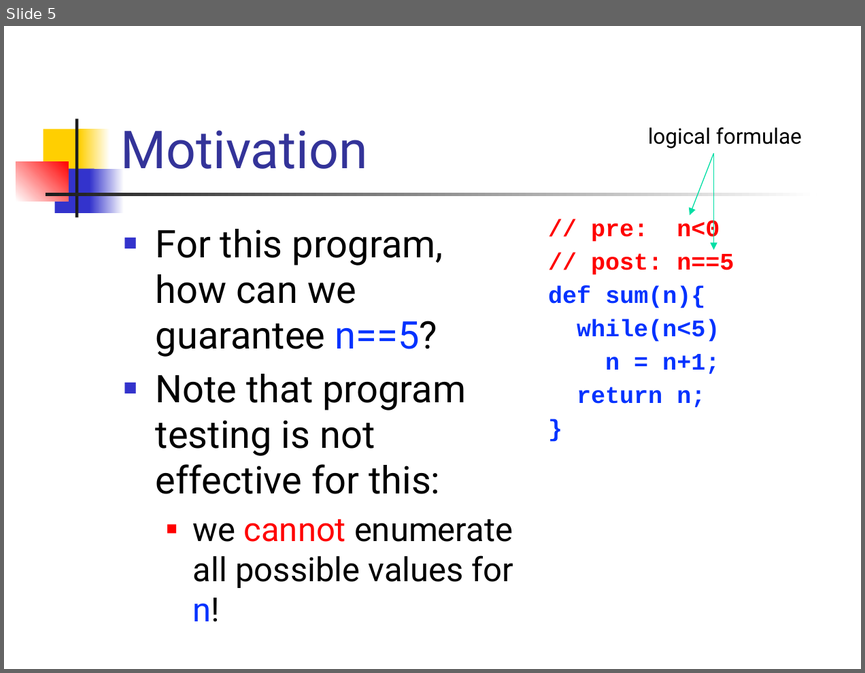
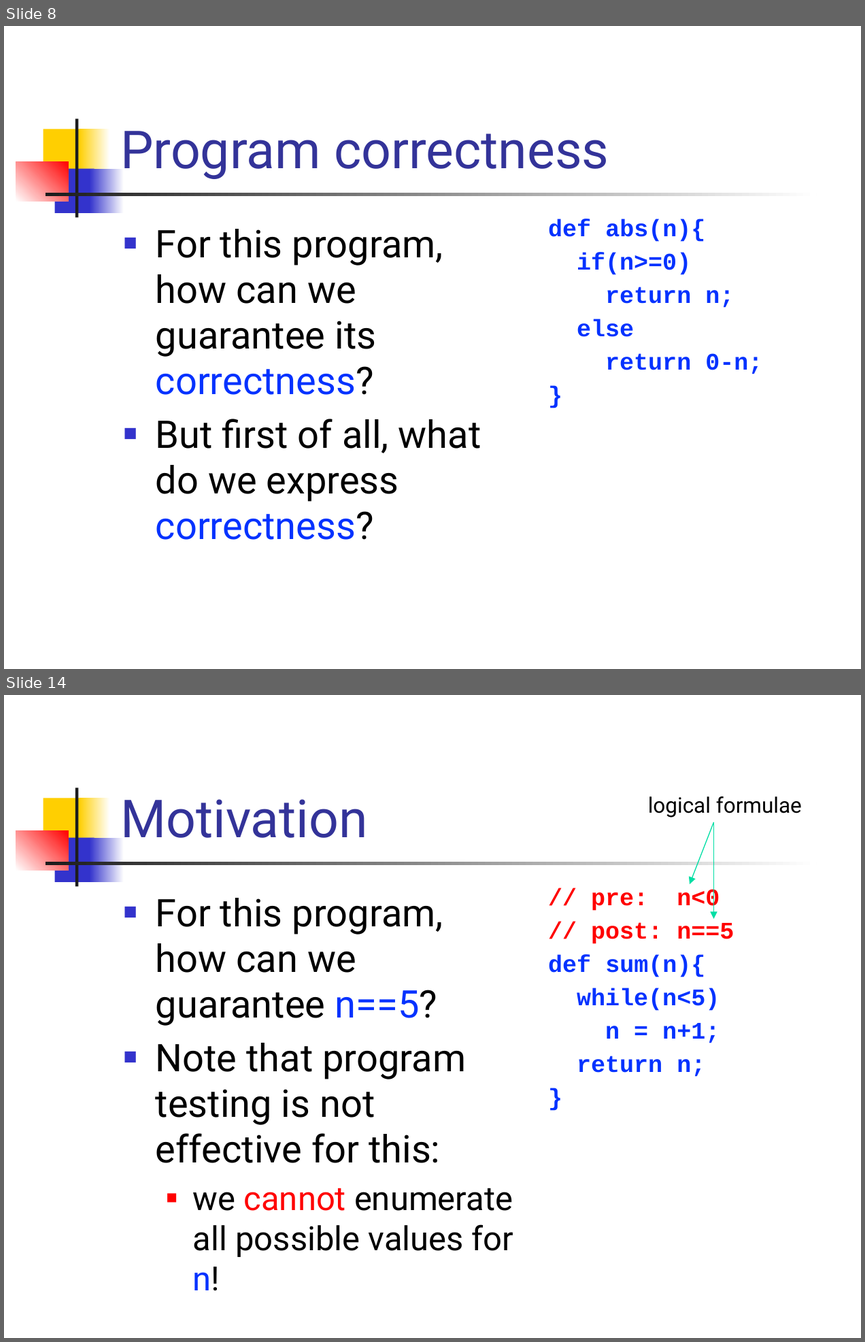
Before and after one commit to csslab-ustc/csslab-ustc.github.io, a slide deck: courses/theory/slides/lec18-hoare.pptx. Shown one above the other, each under a label of ours: slide 5 before the commit, slides 8 and 14 after it; the slides between them are not shown. The pictures are 865x673 and 865x1342 pixels, drawn with LibreOffice and Linux fonts; fonts in the diff are those of the drawing. Boxes give left, top, right and bottom in pixels: in the first picture for what was removed or moved away, otherwise in the second. Text is boxed around its words. In the diff, an @@ line names an element or a change of style, - is before the commit and + after.

```diff
--- a/courses/theory/slides/lec18-hoare.pptx
+++ b/courses/theory/slides/lec18-hoare.pptx
@@ slide 8 added at <box>4,26,861,669</box>, background #FFFFFF; not listed: 7 template elements that a slide beside it also shows @@
@@ title added at <box>120,131,609,179</box>, 44 pt, text #333399 @@
+Program correctness
@@ text added at <box>156,229,481,539</box>, 32 pt, text #000000 @@
+■ For this program, how can we guarantee its correctness?
+■ But first of all, what do we express correctness?
@@ text added at <box>548,219,762,374</box>, 20 pt, text #0432FF, bold @@
+def abs(n){
+if(n>=0)
+return n;
+else
+return 0-n;
+}
@@ what was slide 5 is now slide 14 @@
```
Also in this commit, not shown: 2 slides changed, 8 other slides added.
